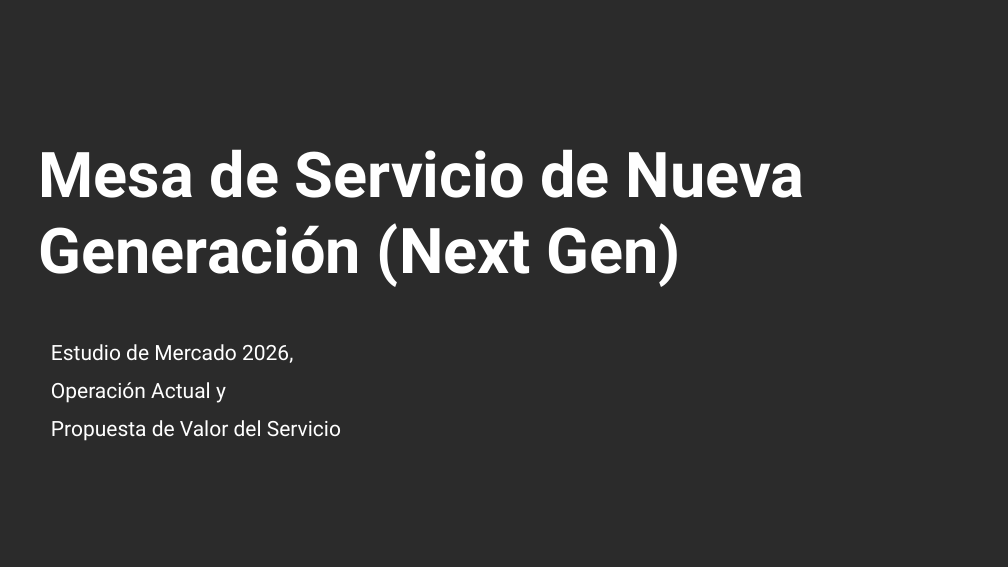
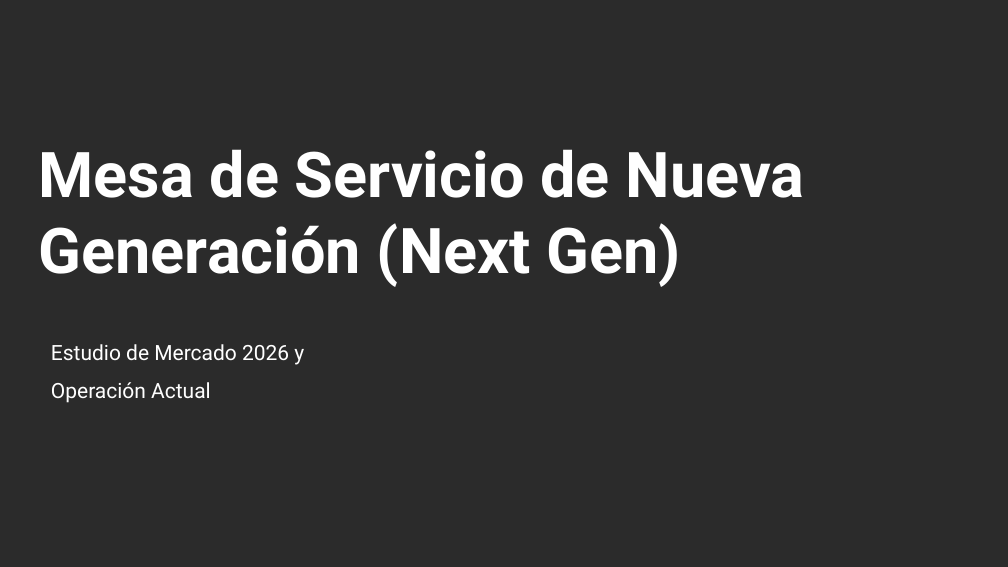
Before and after one commit to nataliazarthapersonalsoft/mesadeservicio-modernizacionaplicaciones, a slide deck: slide 1 of 01-Ideacion/01-benchmarking/Benchmarking Mesa de Servicio.pptx. Drawn at 1008x567 pixels with LibreOffice and Linux fonts; fonts in the diff are those of the drawing; background and template pictures are left out; a plain dark background stands for a picture behind light text. Boxes give left, top, right and bottom in pixels: in the first picture for what was removed or moved away, otherwise in the second. Text is boxed around its words. In the diff, an @@ line names an element or a change of style, - is before the commit and + after.

```diff
--- a/01-Ideacion/01-benchmarking/Benchmarking Mesa de Servicio.pptx
+++ b/01-Ideacion/01-benchmarking/Benchmarking Mesa de Servicio.pptx
@@ subtitle at (51,344,304,403): text changed @@
-Estudio de Mercado 2026,
-Operación Actual y
-Propuesta de Valor del Servicio
+Estudio de Mercado 2026 y
+Operación Actual
```
Also in this commit, not shown: 6 other slides changed, 6 slides added, 24 slides removed, 5 other files.
